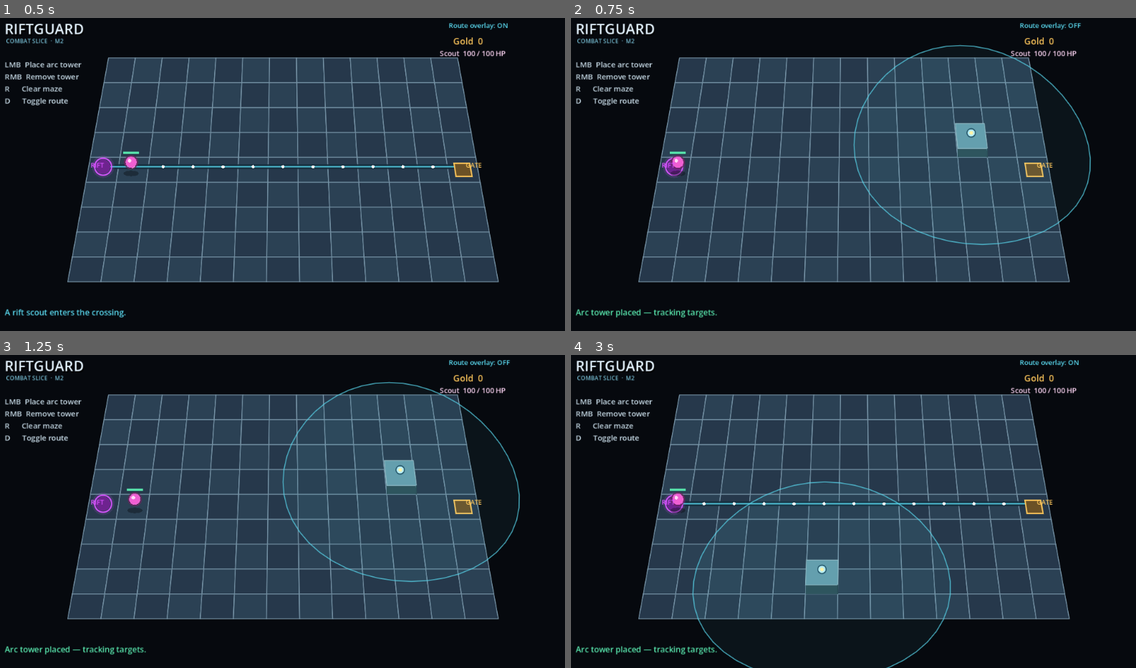
Above: before the commit, frames 1-4 (two rows, left to right).
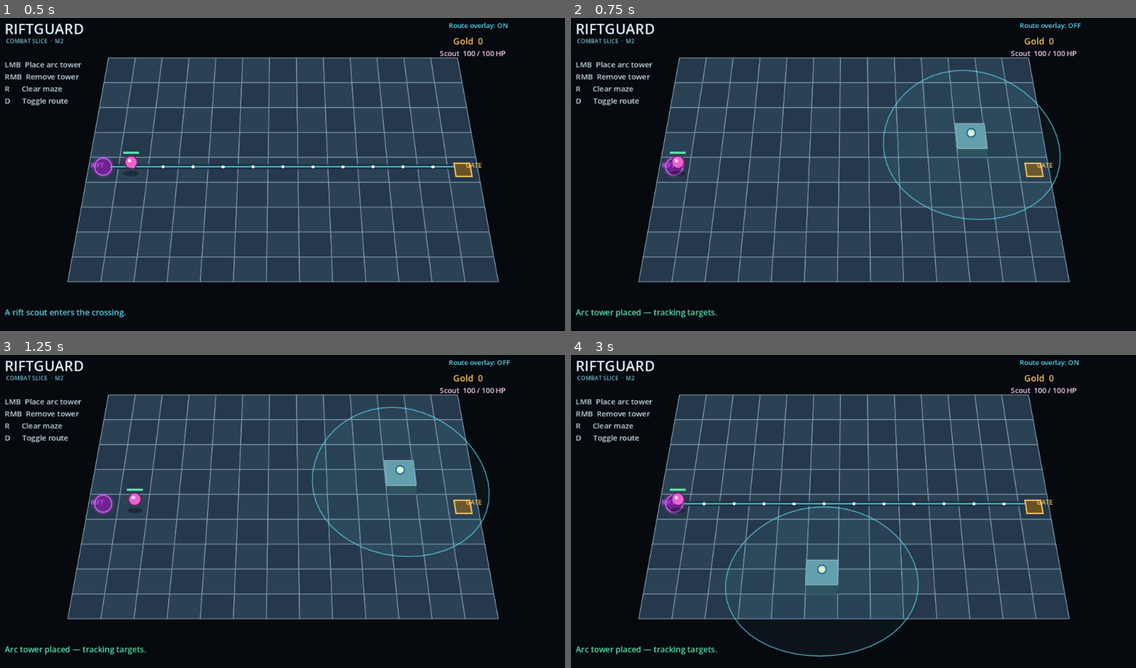
Above: after the commit, the same moments.

Repository: Jotep-boop/Riftguard
Game: Godot game, scene res://main/main.tscn
Two runs of this game, one before a commit and one after it. Both use one fixed random seed, a clock stepped at 60 frames per second and the inputs below.
Inputs (mouse positions are in pixels of both pictures, inside the frame that each line leads up to):
- Up to frame 1 (0.5 s): no input
- Up to frame 2 (0.75 s): tap Enter at 0.5 s; move the mouse to (977, 152) at 0.52 s; hold D from 0.53 s (still down); tap R at 0.6 s; click (977, 152) at 0.67 s
- Up to frame 3 (1.25 s): keep holding D
- Up to frame 4 (3 s): move the mouse to (734, 524) at 1.27 s; release D at 1.28 s; tap R at 1.35, 2.1, 2.85 s; move the mouse to (904, 436) at 2.02 s; hold D from 2.03 s (still down); move the mouse to (819, 570) at 2.77 s; click (819, 570) at 2.92 s

Frame 1 is identical in both runs. In frame 2, 1.0% of the frame differs, in the area x 49-93%, y 8-73%; in frame 3, 1.0%; in frame 4, 0.9%.

Commit message:
[verified] balance: reduce arc tower range

Diff:
--- a/gameplay/combat/combat_model.gd
+++ b/gameplay/combat/combat_model.gd
@@ -1,7 +1,7 @@
 class_name CombatModel
 extends RefCounted
 
-const TOWER_RANGE := 4.0
+const TOWER_RANGE := 3.0
 const TOWER_DAMAGE := 25.0
 const TOWER_COOLDOWN := 0.65
 const PROJECTILE_DURATION := 0.18
--- a/tests/run_tests.gd
+++ b/tests/run_tests.gd
@@ -24,8 +24,9 @@
     _test_removed_tower_stops_attacking()
     _test_combat_events_are_consumed_once()
     _test_respawn_discards_stale_projectiles()
+    _test_tower_range_ends_at_three_cells()
     if failures == 0:
-        print("PASS: 17 tests")
+        print("PASS: 18 tests")
         quit(0)
     else:
         push_error("FAIL: %d assertion(s)" % failures)
@@ -180,6 +181,19 @@
     combat.advance(CombatModel.PROJECTILE_DURATION)
     _expect(combat.enemies["enemy"].health == 100.0, "projectiles from a prior life cannot hit a respawned enemy")
 
+func _test_tower_range_ends_at_three_cells() -> void:
+    var boundary_combat = CombatModel.new()
+    boundary_combat.add_tower(Vector2i(1, 1))
+    boundary_combat.add_enemy("boundary", Vector2(4, 1), 0.5, 100.0, 5)
+    boundary_combat.advance(0.0)
+    _expect(boundary_combat.projectiles.size() == 1, "tower reaches an enemy exactly three cells away")
+
+    var outside_combat = CombatModel.new()
+    outside_combat.add_tower(Vector2i(1, 1))
+    outside_combat.add_enemy("outside", Vector2(4.01, 1), 0.5, 100.0, 5)
+    outside_combat.advance(0.0)
+    _expect(outside_combat.projectiles.is_empty(), "tower ignores an enemy beyond three cells")
+
 func _expect(condition: bool, message: String) -> void:
     if not condition:
         failures += 1
